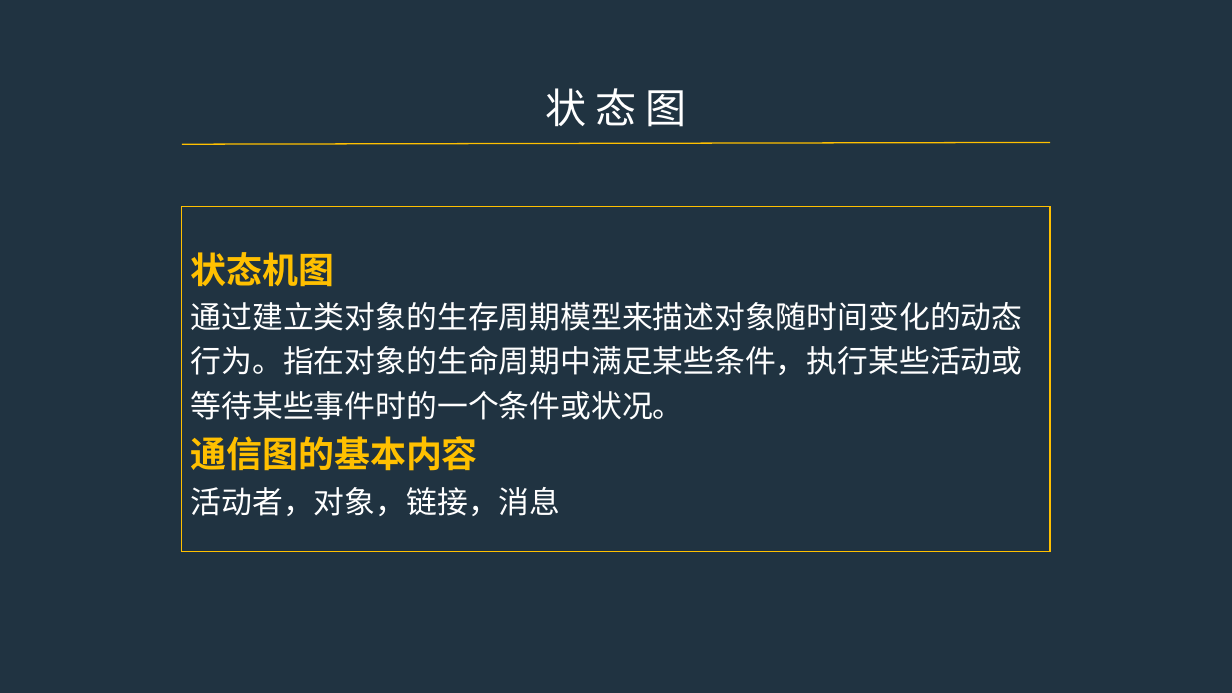
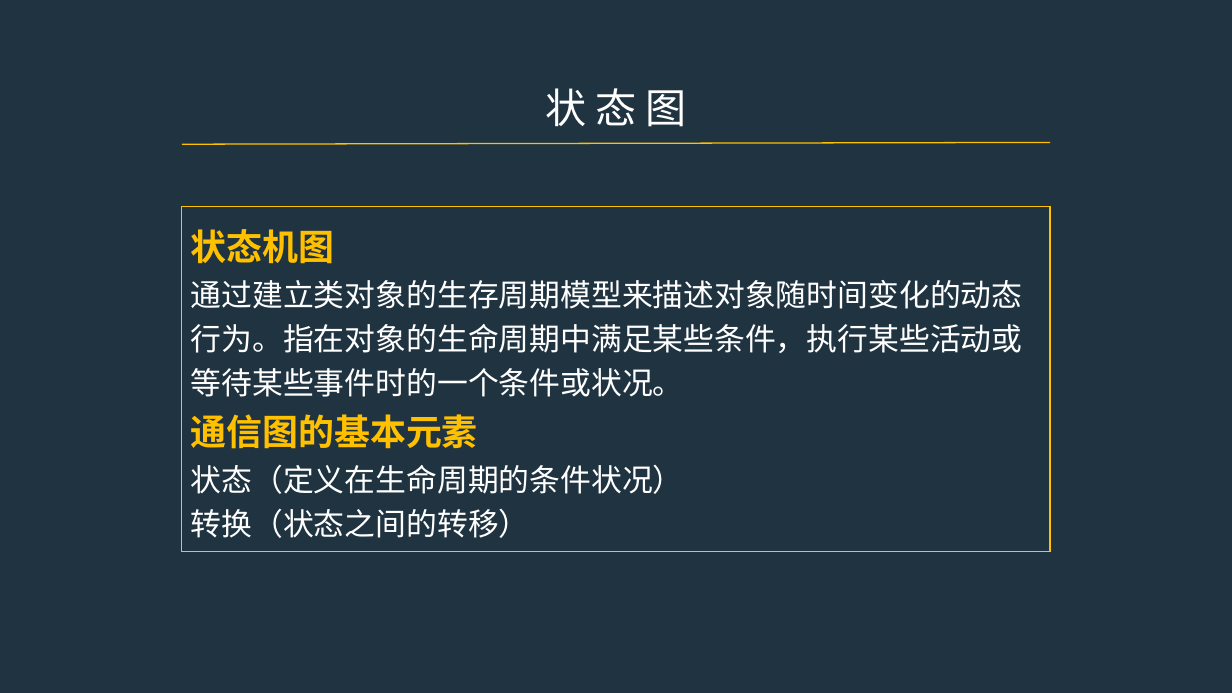
Before and after one commit to PRD2017-G07/G07-teamwork, a slide deck: slide 24 of 0PPT/UML图.pptx (slide 25 before the commit). Drawn at 1232x693 pixels with LibreOffice and Linux fonts; fonts in the diff are those of the drawing. Boxes give left, top, right and bottom in pixels: in the first picture for what was removed or moved away, otherwise in the second. Text is boxed around its words. In the diff, an @@ line names an element or a change of style, - is before the commit and + after.

```diff
--- a/0PPT/UML图.pptx
+++ b/0PPT/UML图.pptx
@@ text in rectangle at [191, 414, 684, 538]: text changed @@
-通信图的基本内容
-活动者，对象，链接，消息
+通信图的基本元素
+状态（定义在生命周期的条件状况）
+转换（状态之间的转移）
```
Also in this commit, not shown: 7 other slides changed, 2 slides added, 1 slide removed.
